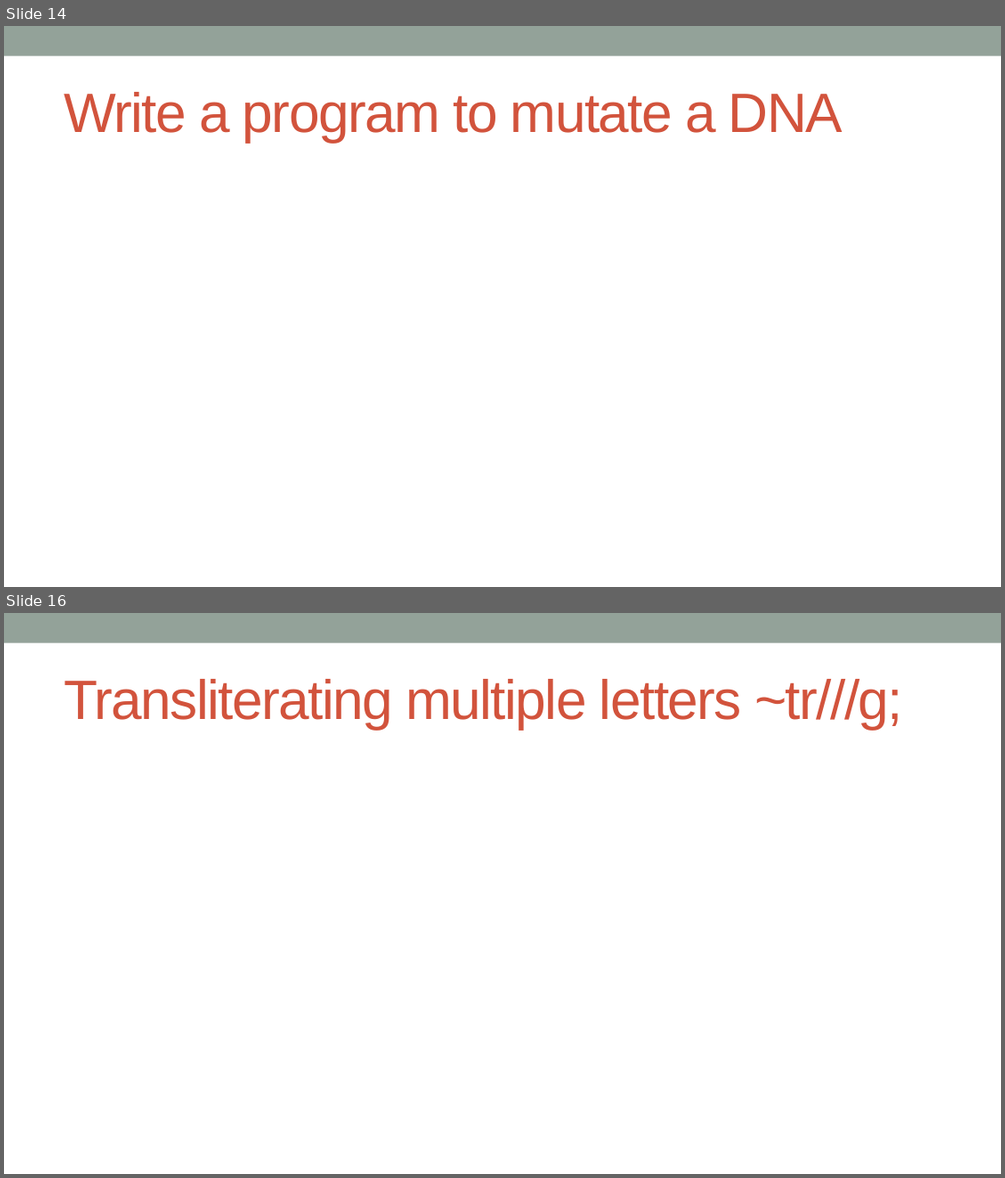
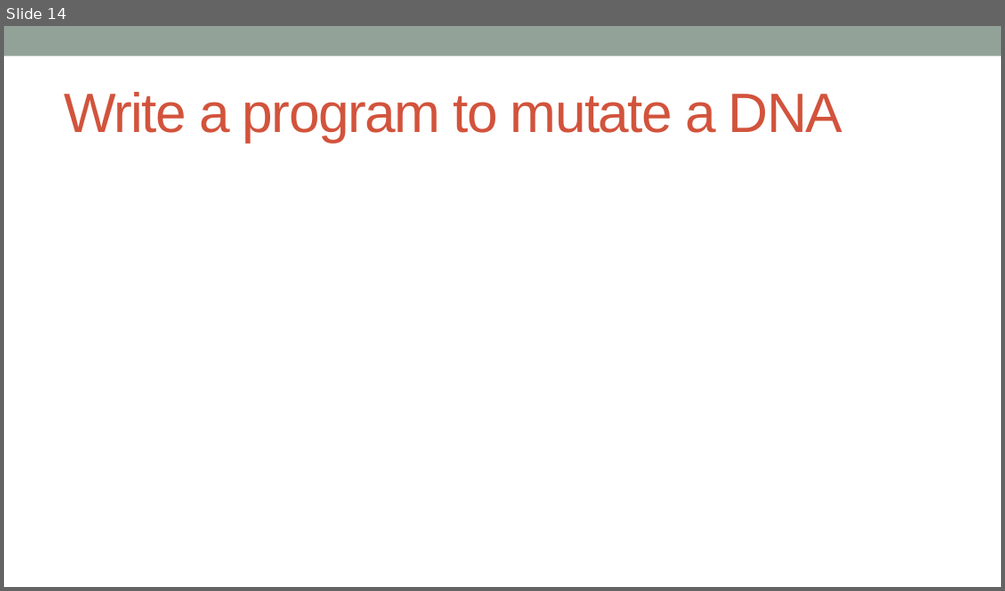
Before and after one commit to kanhu-pcr-code/bioinfo-PERL-course, a slide deck: PPTs/Operations_on_variables.pptx. Shown one above the other, each under a label of ours: slides 14 and 16 before the commit, slide 14 after it; the slides between them are not shown. The pictures are 1005x1178 and 1005x591 pixels, drawn with LibreOffice and Linux fonts; fonts in the diff are those of the drawing. Boxes give left, top, right and bottom in pixels: in the first picture for what was removed or moved away, otherwise in the second. Text is boxed around its words. In the diff, an @@ line names an element or a change of style, - is before the commit and + after.

```diff
--- a/PPTs/Operations_on_variables.pptx
+++ b/PPTs/Operations_on_variables.pptx
@@ slide 16 removed at (x1=4, y1=613, x2=1001, y2=1174), background #FFFFFF; not listed: 1 template element that a slide beside it also shows @@
@@ title removed at (x1=64, y1=679, x2=903, y2=729) @@
-Transliterating multiple letters ~tr///g;
```
Also in this commit, not shown: 8 slides changed, 3 slides added, 1 other slide removed, 1 other file.
